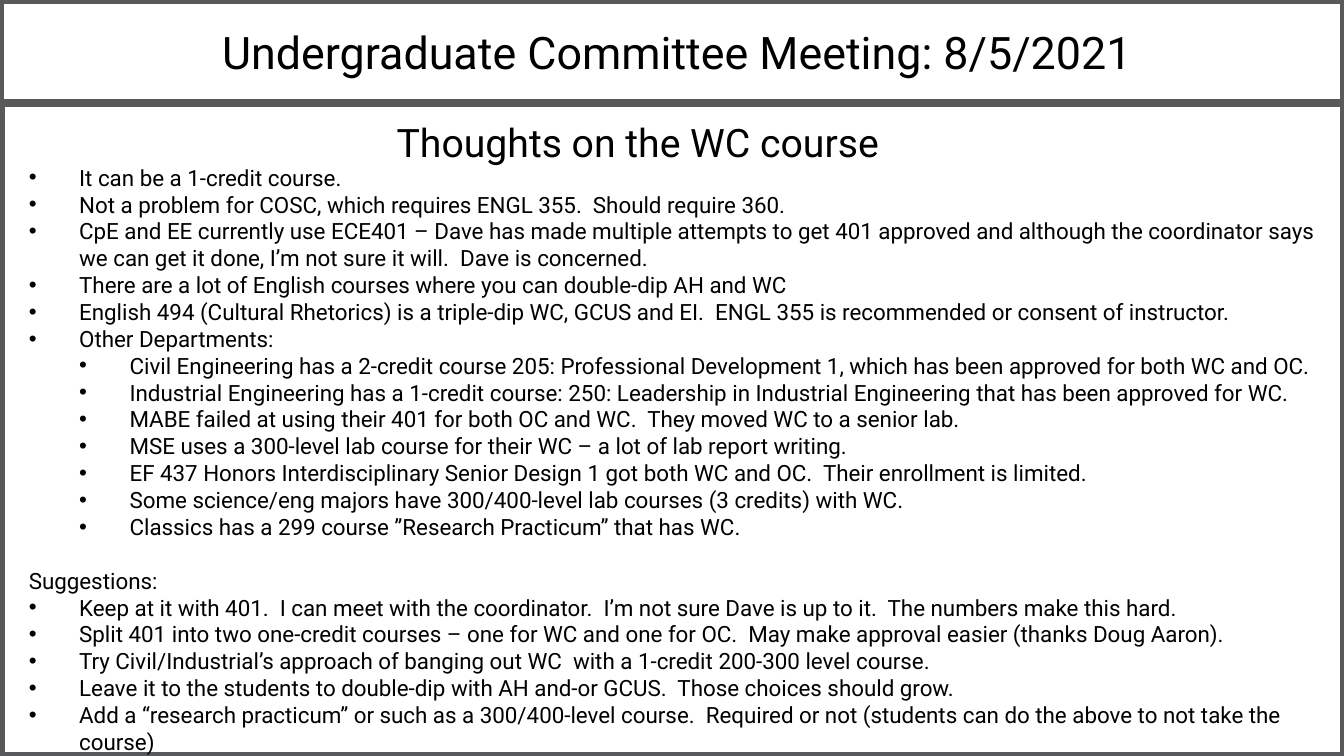
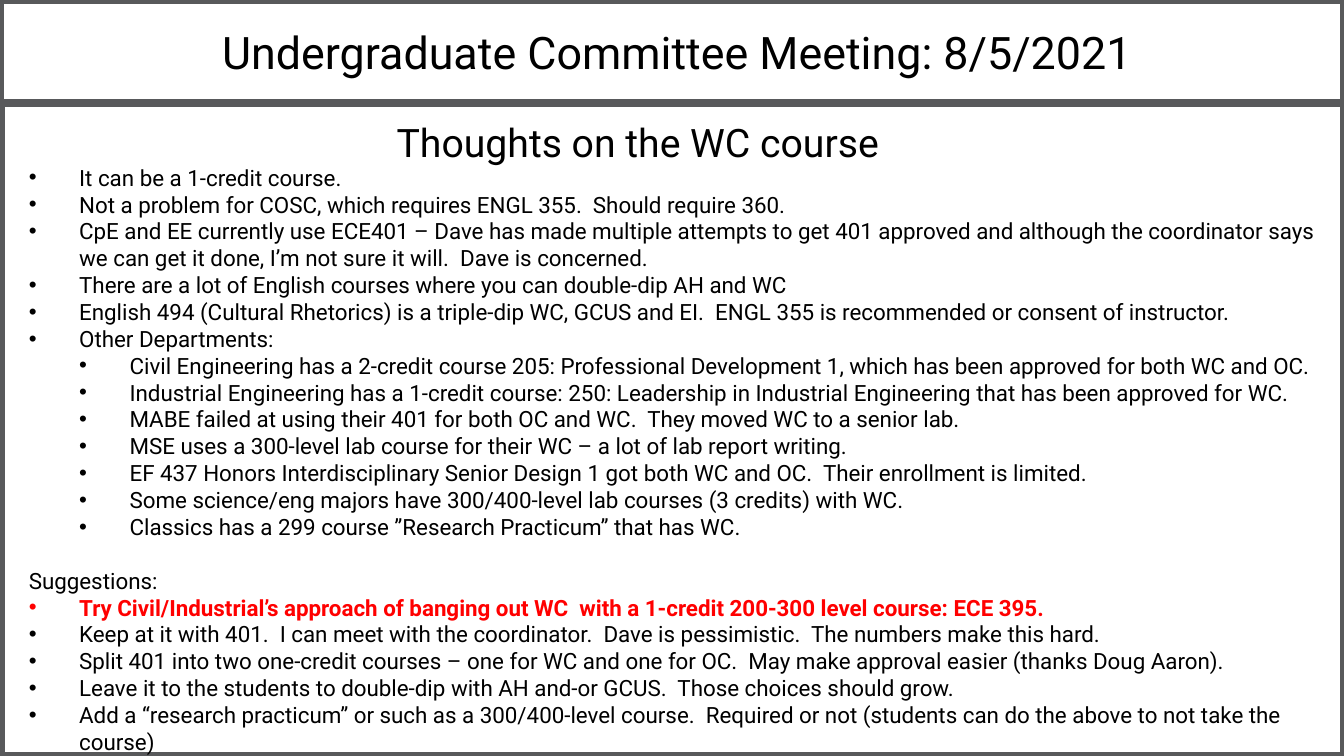
Before and after one commit to jimplank/undergraduate-committee, a slide deck: slide 4 of 2021-08-05-Vol-Core/Slides.pptx. Drawn at 1344x756 pixels with LibreOffice and Linux fonts; fonts in the diff are those of the drawing. Boxes give left, top, right and bottom in pixels: in the first picture for what was removed or moved away, otherwise in the second. Text is boxed around its words. In the diff, an @@ line names an element or a change of style, - is before the commit and + after.

```diff
--- a/2021-08-05-Vol-Core/Slides.pptx
+++ b/2021-08-05-Vol-Core/Slides.pptx
@@ text at (x1=79, y1=599, x2=1100, y2=647): text changed @@
-• Keep at it with 401. I can meet with the coordinator. I’m not sure Dave is up to it. The numbers make this hard.
+• Try Civil/Industrial’s approach of banging out WC with a 1-credit 200-300 level course: ECE 395.
+• Keep at it with 401. I can meet with the coordinator. Dave is pessimistic. The numbers make this hard.
@@ text at (x1=79, y1=652, x2=930, y2=674): paragraph removed @@
-• Try Civil/Industrial’s approach of banging out WC with a 1-credit 200-300 level course.
```
Also in this commit, not shown: 4 other slides changed, 3 other files.
